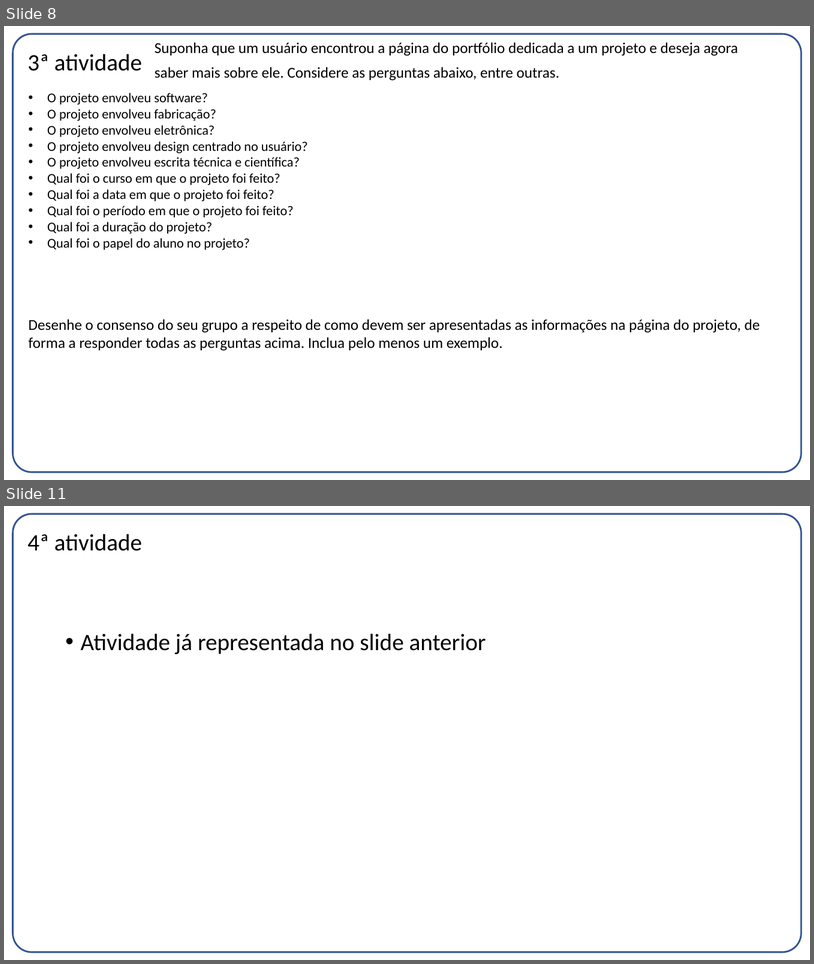
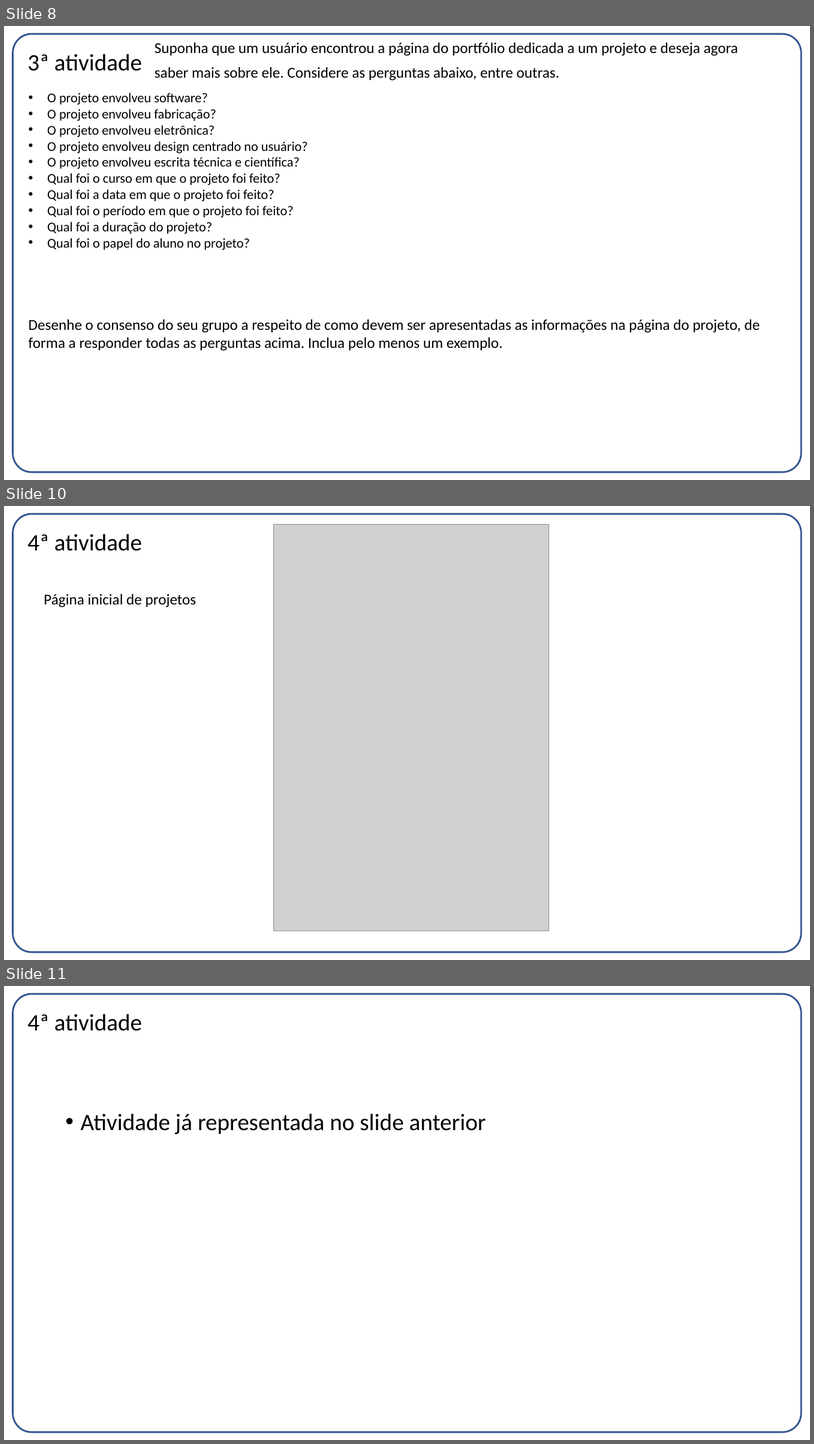
Before and after one commit to betofr1/co-design, a slide deck: Projeto 1/Entrega01.pptx. Shown one above the other, each under a label of ours: slides 8 and 11 before the commit, slides 8, 10 and 11 after it; the slides between them are not shown. The pictures are 814x964 and 814x1444 pixels, drawn with LibreOffice and Linux fonts; fonts in the diff are those of the drawing; grey boxes stand for pictures. Boxes give left, top, right and bottom in pixels: in the first picture for what was removed or moved away, otherwise in the second. Text is boxed around its words. In the diff, an @@ line names an element or a change of style, - is before the commit and + after.

```diff
--- a/Projeto 1/Entrega01.pptx
+++ b/Projeto 1/Entrega01.pptx
@@ slide 10 added at (x1=4, y1=506, x2=810, y2=960), background #FFFFFF; not listed: 1 template element that a slide beside it also shows @@
@@ title added at (x1=27, y1=534, x2=142, y2=551), 28 pt, text #000000 @@
+4ª atividade
@@ picture added at (x1=274, y1=524, x2=549, y2=930) @@
@@ text added at (x1=44, y1=594, x2=197, y2=607), 18 pt, text #000000 @@
+Página inicial de projetos
```
Also in this commit, not shown: 3 slides changed, 1 slide removed, 6 other files.
